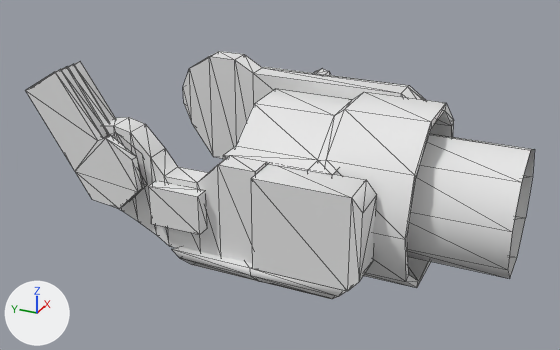
What one commit did to the COLLADA model software/models/atlas_v4/meshes/r_scap.dae.
Before and after are seen from a 50 mm camera at (-0.411, -0.228, 0.216) aimed at (-0.003, -0.045, 0.012). The lights are fixed; the arrows at lower left show +X, +Y and +Z. Mesh edges are drawn as thin lines. Where no turn or scale is listed for an object, it has been applied to the vertices. Vertices at the same position are counted once.

The first picture shows 'r_scap'.
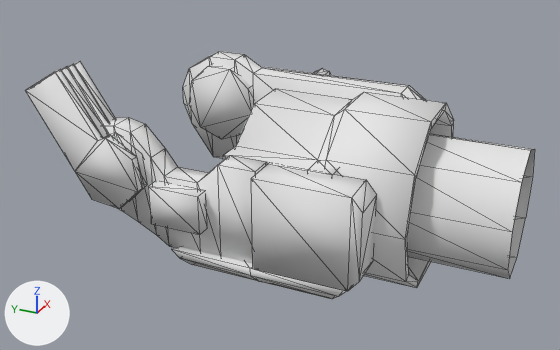
The newer file is also turned or shifted as a whole; pictures and numbers use the older file's frame.

The change, as JSON lines over the scene's bpy script:
```json
{"block": "me_r_scapmesh", "where": "# used by ob_r_scap; location = (0.0, 0.0, 0.0)"}
{"op": "remove", "block": "me_r_scapmesh", "code": "me_r_scapmesh.from_pydata(...)  # 328 vertices, 576 faces; spans x -0.079..0.093, y -0.192..0.084, z -0.041..0.087"}
{"op": "add", "block": "me_r_scapmesh", "code": "me_r_scapmesh.from_pydata(...)  # 378 vertices, 668 faces; spans x -0.079..0.093, y -0.192..0.084, z -0.041..0.087"}
{"block": "me_r_scapmesh", "change": "me_r_scapmesh part 1: a new loose piece of 36 vertices spanning x 0.058..0.071, y 0.005..0.057, z 0.001..0.056, in mat_drc_extremities_diffuse (its picture is missing)"}
```

What differs and where, as boxes [x1, y1, x2, y2] in the pictures (560 x 350 px):
```json
{"part": 1, "of": "me_r_scapmesh", "change": "added", "after": [189, 65, 254, 139]}
```
